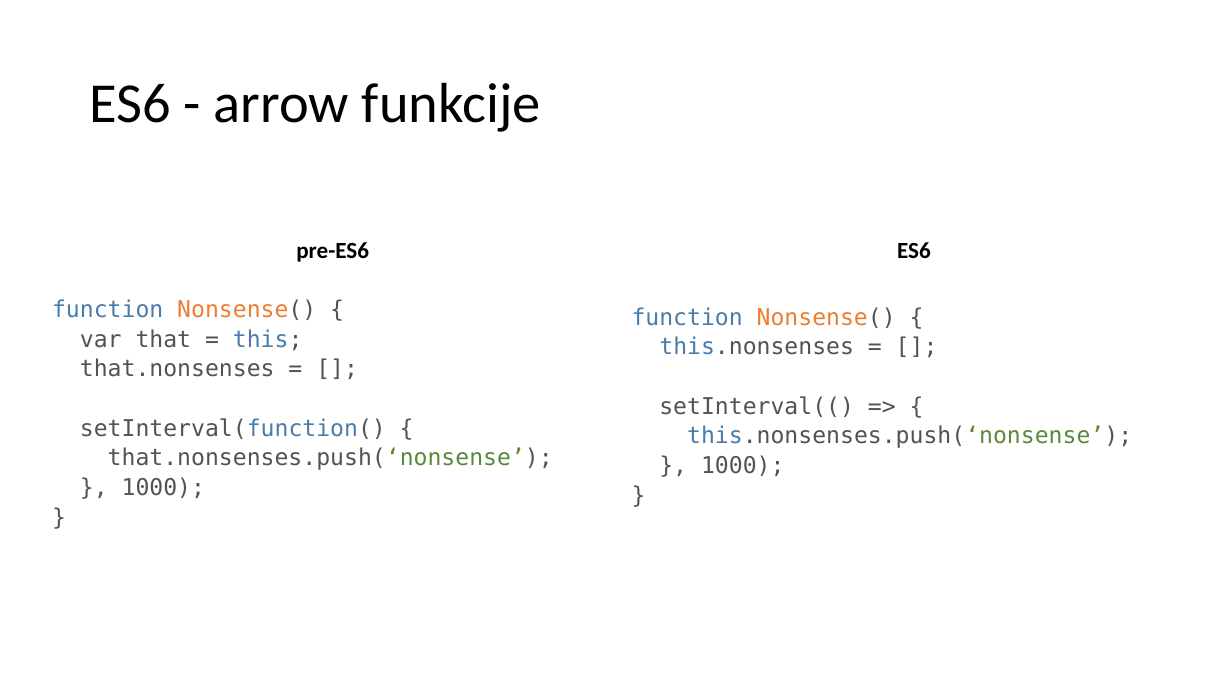
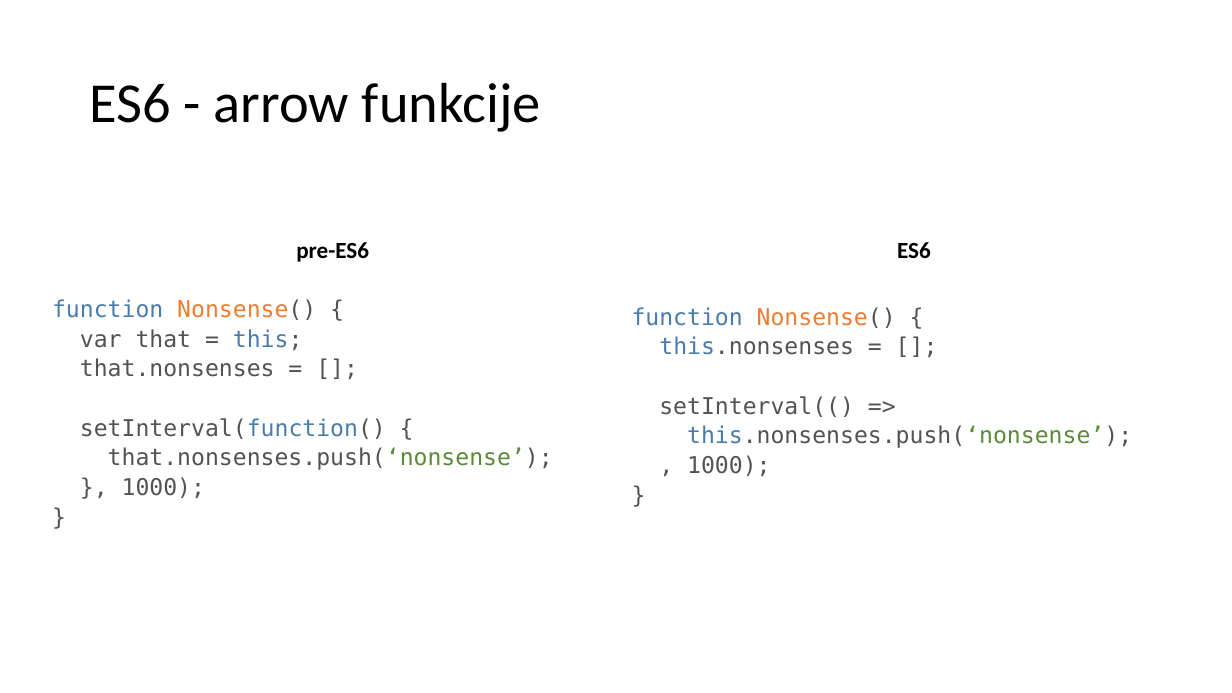
Before and after one commit to axilis/jsschool-2017, a slide deck: slide 5 of 2. NodeJS/nodejs.pptx. Drawn at 1232x693 pixels with LibreOffice and Linux fonts; fonts in the diff are those of the drawing; background and template pictures are left out. Boxes give left, top, right and bottom in pixels: in the first picture for what was removed or moved away, otherwise in the second. Text is boxed around its words. In the diff, an @@ line names an element or a change of style, - is before the commit and + after.

```diff
--- a/2. NodeJS/nodejs.pptx
+++ b/2. NodeJS/nodejs.pptx
@@ text at <box>687,455,770,476</box>: text changed @@
-}, 1000);
+, 1000);
```
Also in this commit, not shown: 2 other slides changed, 3 other files.
